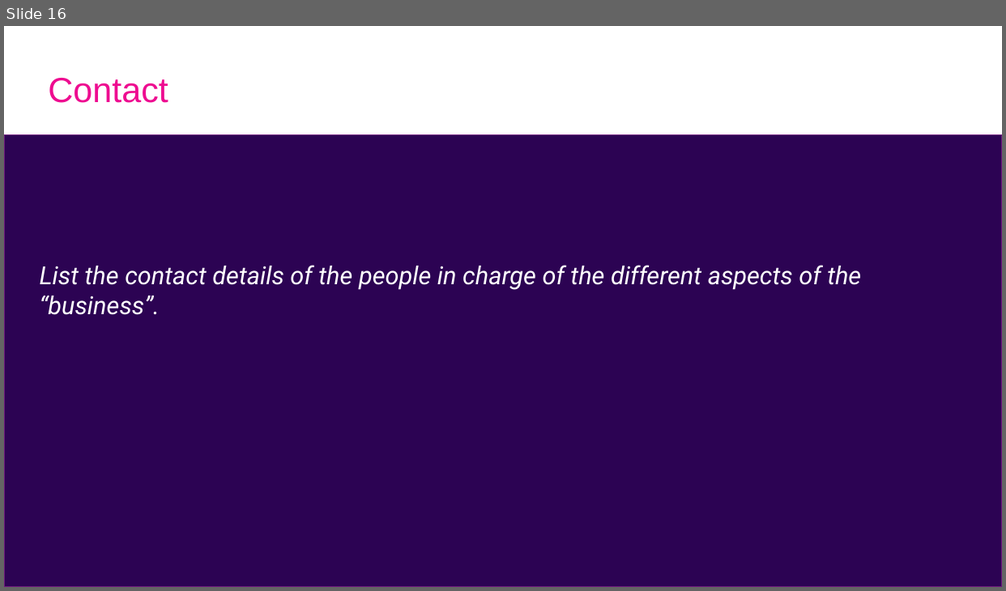
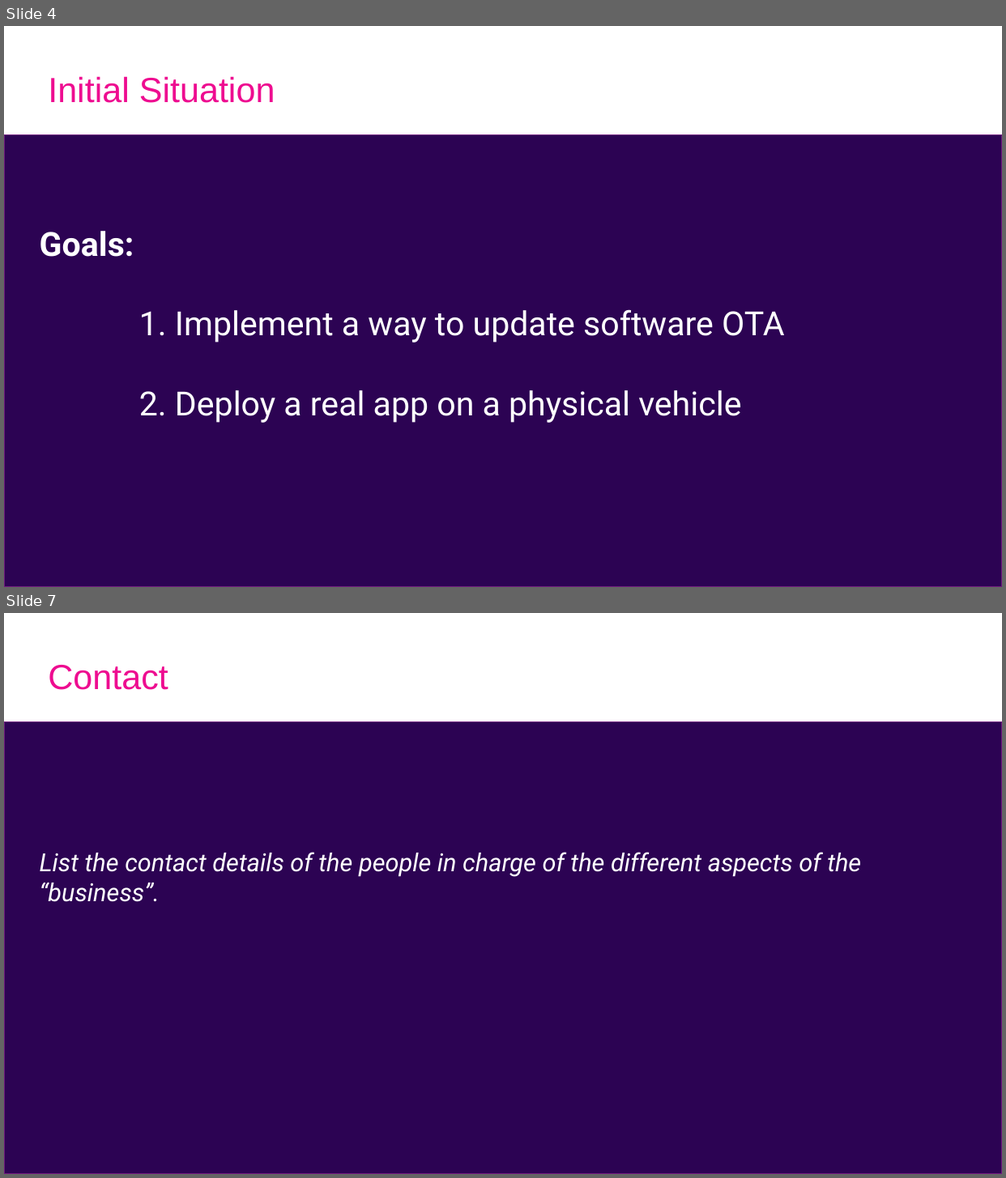
Before and after one commit to Eclipse-SDV-Hackathon-Chapter-Two/ASAP, a slide deck: SDV_Hackathon_Pitching_ASAP.pptx. Shown one above the other, each under a label of ours: slide 16 before the commit, slides 4 and 7 after it; the slides between them are not shown. The pictures are 1006x591 and 1006x1178 pixels, drawn with LibreOffice and Linux fonts; fonts in the diff are those of the drawing. Boxes give left, top, right and bottom in pixels: in the first picture for what was removed or moved away, otherwise in the second. Text is boxed around its words. In the diff, an @@ line names an element or a change of style, - is before the commit and + after.

```diff
--- a/SDV_Hackathon_Pitching_ASAP.pptx
+++ b/SDV_Hackathon_Pitching_ASAP.pptx
@@ slide 4 added at (x1=4, y1=26, x2=1002, y2=587), background #FFFFFF @@
@@ title added at (x1=48, y1=76, x2=275, y2=103), 25.2 pt, text #EE0C90 @@
+Initial Situation
@@ rectangle added at (x1=4, y1=135, x2=1002, y2=587), fill #2C0353, outline #701C7F 0.75 pt @@
@@ text added at (x1=40, y1=231, x2=784, y2=423), 24 pt, text #FFFFFF @@
+Goals:
+1. Implement a way to update software OTA
+2. Deploy a real app on a physical vehicle
@@ what was slide 16 is now slide 7 @@
```
Also in this commit, not shown: 4 slides changed, 2 other slides added, 12 slides removed.
